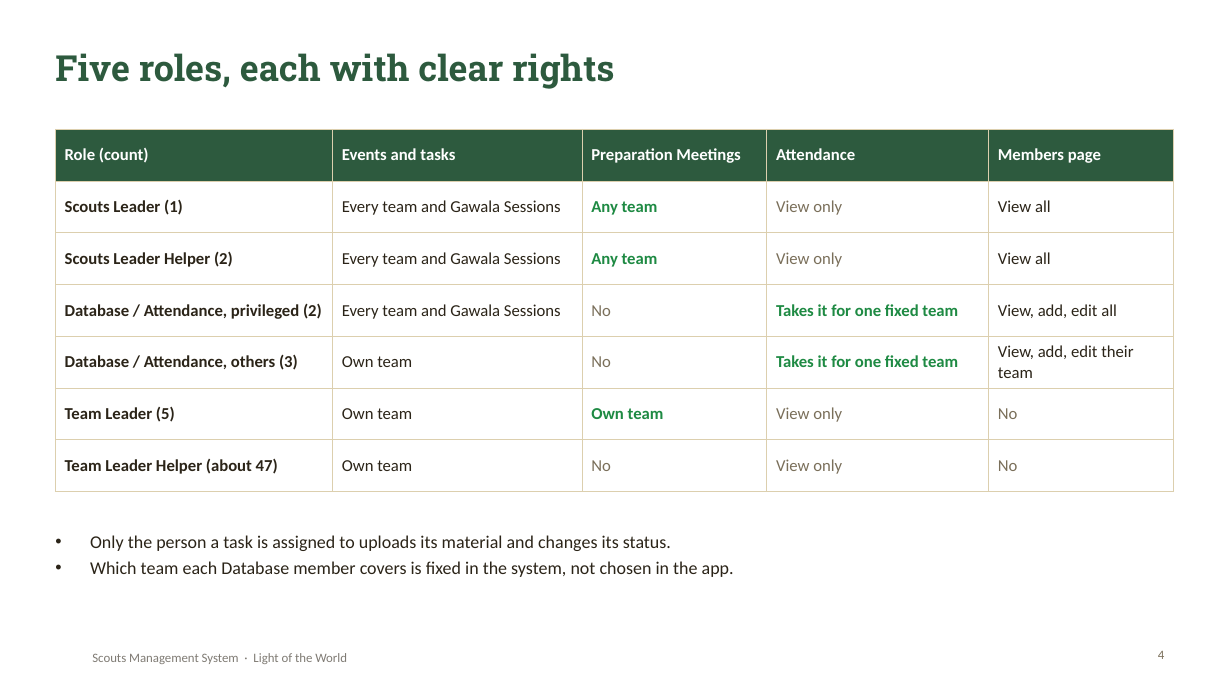
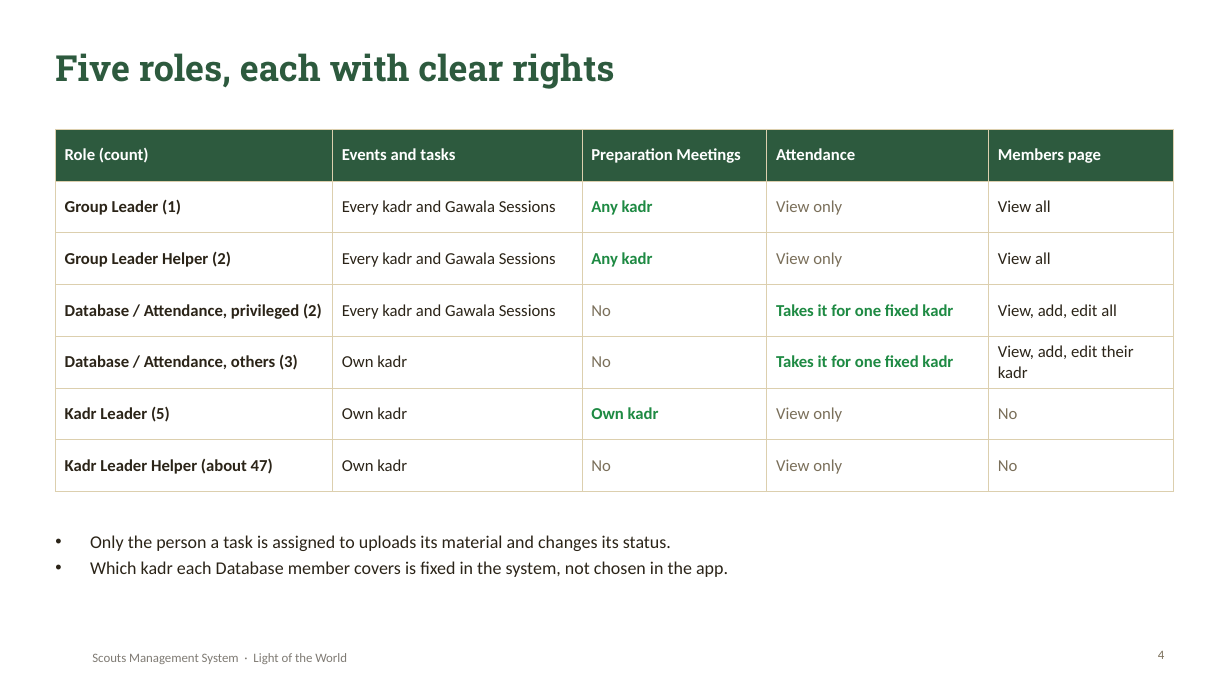
Before and after one commit to SamuelAtef123/Scouts-Management-System-Web-App, a slide deck: slide 4 of docs/Scouts-Project-Presentation.pptx. Drawn at 1232x693 pixels with LibreOffice and Linux fonts; fonts in the diff are those of the drawing; background and template pictures are left out. Boxes give left, top, right and bottom in pixels: in the first picture for what was removed or moved away, otherwise in the second. Text is boxed around its words. In the diff, an @@ line names an element or a change of style, - is before the commit and + after.

Commit message:
Rename Team to Kadr and Scouts Leader to Group Leader
- English: Kadr, Kadr Session, Group Leader, Group Leader Helper, and
  '<Kadr> Kadr Leader' / '<Kadr> Kadr Leader Helper' on profiles and member lists.
- Arabic: كدر, قائد المجموعة, مساعد قائد المجموعة, قائد كدر أشبال, مساعد قائد كدر أشبال.
- Server messages renamed, with their Arabic translations.
- Startup migration renames 'team' to 'kadr' in member names and usernames.
- Report, presentation and README updated.

```diff
--- a/docs/Scouts-Project-Presentation.pptx
+++ b/docs/Scouts-Project-Presentation.pptx
@@ table at (x1=55, y1=129, x2=1174, y2=478) @@
-row 2: Scouts Leader (1) | Every team and Gawala Sessions | Any team | View only | View all
+row 2: Group Leader (1) | Every kadr and Gawala Sessions | Any kadr | View only | View all
-row 3: Scouts Leader Helper (2) | Every team and Gawala Sessions | Any team | View only | View all
+row 3: Group Leader Helper (2) | Every kadr and Gawala Sessions | Any kadr | View only | View all
-row 4, column 2: Every team and Gawala Sessions
+row 4, column 2: Every kadr and Gawala Sessions
-row 4, column 4: Takes it for one fixed team
+row 4, column 4: Takes it for one fixed kadr
-row 5: Database / Attendance, others (3) | Own team | No | Takes it for one fixed team | View, add, edit their team
+row 5: Database / Attendance, others (3) | Own kadr | No | Takes it for one fixed kadr | View, add, edit their kadr
-row 6: Team Leader (5) | Own team | Own team | View only | No
+row 6: Kadr Leader (5) | Own kadr | Own kadr | View only | No
-row 7, column 1: Team Leader Helper (about 47)
+row 7, column 1: Kadr Leader Helper (about 47)
-row 7, column 2: Own team
+row 7, column 2: Own kadr
@@ text at (x1=90, y1=561, x2=728, y2=577): text changed @@
-• Which team each Database member covers is fixed in the system, not chosen in the app.
+• Which kadr each Database member covers is fixed in the system, not chosen in the app.
```
Also in this commit, not shown: 9 other slides changed, 26 other files.
